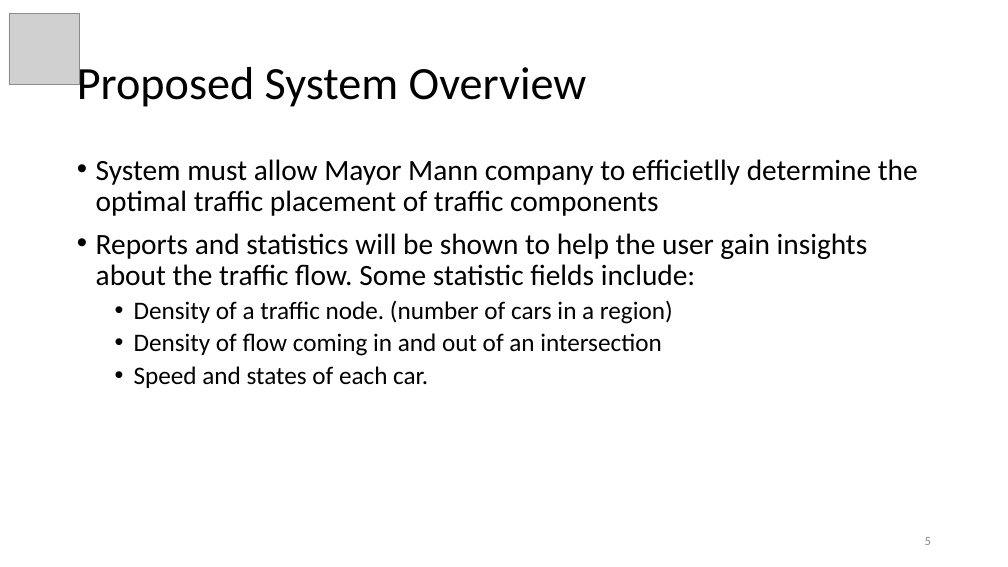
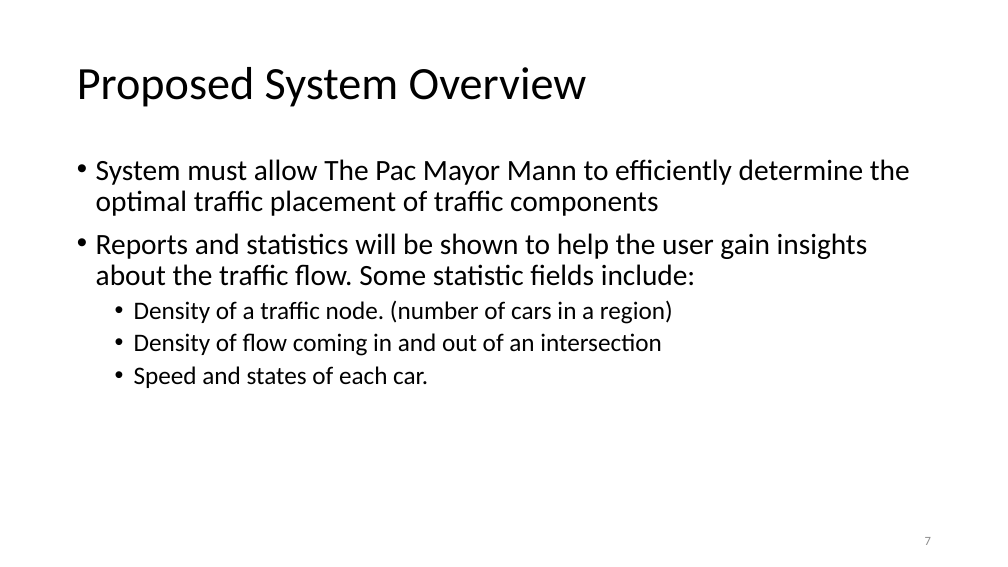
Before and after one commit to datduyng/networkflow.java, a slide deck: slide 7 of slides/increment01-requirement-analysis-document.pptx (slide 5 before the commit). Drawn at 1008x567 pixels with LibreOffice and Linux fonts; fonts in the diff are those of the drawing; grey boxes stand for pictures. Boxes give left, top, right and bottom in pixels: in the first picture for what was removed or moved away, otherwise in the second. Text is boxed around its words. In the diff, an @@ line names an element or a change of style, - is before the commit and + after.

```diff
--- a/slides/increment01-requirement-analysis-document.pptx
+++ b/slides/increment01-requirement-analysis-document.pptx
@@ picture removed at <box>9,14,80,85</box> @@
@@ text at <box>96,159,910,216</box>: text changed @@
-• System must allow Mayor Mann company to efficietlly determine the optimal traffic placement of traffic components
+• System must allow The Pac Mayor Mann to efficiently determine the optimal traffic placement of traffic components
@@ page number at <box>925,537,931,545</box>: text changed @@
-5
+7
```
Also in this commit, not shown: 16 other slides changed, 2 slides added, 2 other files.
